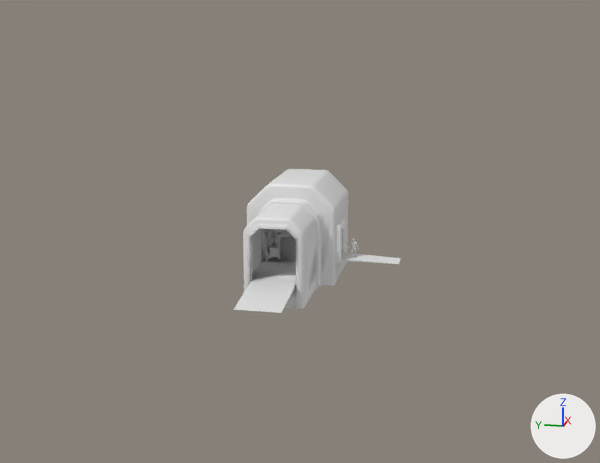
The FBX model Assets/Storage.fbx: old version first, new version second.
The view is the same before and after, from a camera (50 mm lens) standing at (41.5, -12.0, 19.4) and looking at (104.8, 0.6, 3.6). Lighting does not change. The marker at lower right points along +X, +Y and +Z. Materials are left out; every surface is plain grey. Where no turn or scale is listed for an object, it has been applied to the vertices.
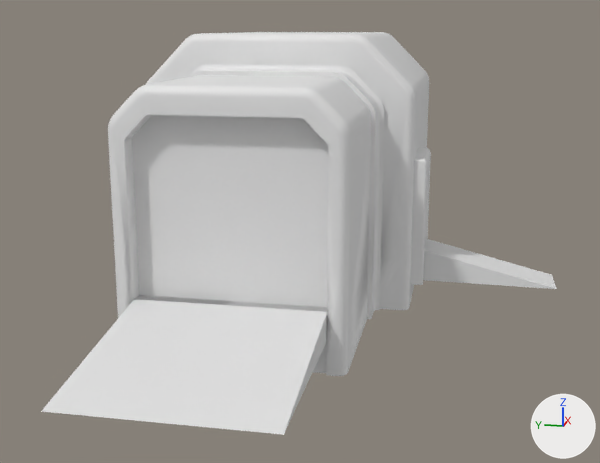
Where the newer file only moved an object's origin or applied its transform, the numbers keep the older frame.

What differs and where, as boxes [x1, y1, x2, y2] in the pictures (600 x 463 px):
'Cube.074', reshaped, moved, rescaled (205% wider, 179% taller)
    before: [233, 169, 401, 313]
    after: [41, 32, 556, 435]
'Cube.075', reshaped, moved, rescaled
    before: [261, 232, 270, 252]
    after: [132, 115, 328, 307]
'Cube.078', moved, rescaled
    before: [335, 218, 346, 263]
    after: [410, 148, 431, 285]
'Cube.097', added
    after: [126, 115, 152, 299]
'male.004', deleted
    before: [348, 238, 359, 257]
part 3 of me_cube_091, deleted
    before: [267, 231, 282, 238]

The edits, one by one:
me_cube_089 is used by ob_cube_075; location (109.83, 5.11, 2.92).
me_cube_089 had 108 vertices, 96 faces and spanned x -1.18..1.18, y -0.54..0.54, z -2.3..0.03.
me_cube_089 now has 36 vertices, 20 faces and spans x -2.83..-2.6, y -1.79..4.34, z -4.7..1.07.
me_cube_089 part 2: 108 vertices removed from x -1.18..1.18, y -0.54..0.54, z -2.3..0.03; 36 vertices added at x -2.83..-2.6, y -1.79..4.34, z -4.7..1.07.
me_cube_052 is used by ob_cube_074; location (105.2, 2.2, 3.31).
me_cube_052 had 992 vertices, 922 faces and spanned x -8.4..11.2, y -9.1..3.8, z -5.2..3.3.
me_cube_052 now has 976 vertices, 909 faces and spans x -9.3..13.3, y -9.1..6.4, z -6.7..3.3.
me_cube_052 part 1: 639 vertices moved from x -3.4..11.2, y -9.1..3.8, z -5.2..3.3 to x -3.4..13.3, y -9.1..6.4, z -6.7..3.3; 33 vertices removed from x -8.4..11.1, y -1.8..3.6, z -3.8..1.2; 17 vertices added at x -9.3..13.2, y -1.8..6.2, z -5.6..1.2.
me_cube_091 is used by ob_cube_077; location (114.82, 5.11, 2.92).
me_cube_091 had 108 vertices, 96 faces and spanned x -1.18..1.18, y -0.54..0.54, z -2.3..0.03.
me_cube_091 now has 370 vertices, 360 faces and spans x -1.96..1.96, y -1.0..1.0, z -0.08..5.84.
me_cube_091 part 3: 36 vertices removed from x -1.18..1.18, y -0.54..0.54, z -2.3..-2.24.
Mesh me_cube_107 is new.
It has 72 vertices, 70 faces and spans x -7.35..-6.41, y -4.57..10.35, z -10.66..2.93.
Object 'Cube.078' (ob_cube_078) moves from (110.14, -1.56, 1.43) to (113.04, -7.77, 4.69).
Object 'Cube.078' (ob_cube_078) is rescaled from (1.0, 1.0, 1.0) to (2.27, 2.27, 2.27).
Object 'male.004' (ob_male_004) is deleted.
Object 'Cube.075' (ob_cube_075) moves from (109.83, 5.11, 2.92) to (101.83, 0.76, 11.26).
Object 'Cube.075' (ob_cube_075) is rescaled from (1.0, 1.0, 1.0) to (2.27, 2.27, 2.27).
Object 'Cube.074' (ob_cube_074) moves from (105.2, 2.2, 3.31) to (101.83, 0.76, 11.26).
Object 'Cube.074' (ob_cube_074) is rescaled from (1.0, 1.0, 1.0) to (2.27, 2.27, 2.27).
Object 'Cube.097' (ob_cube_097) is new; it shows me_cube_107.
Its location is (101.83, 0.76, 11.26).
